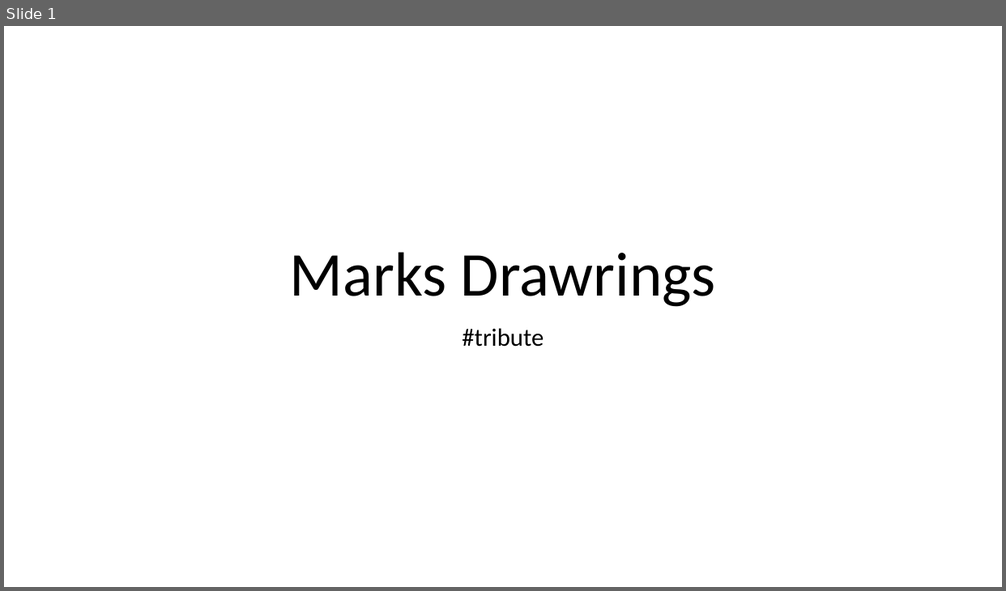
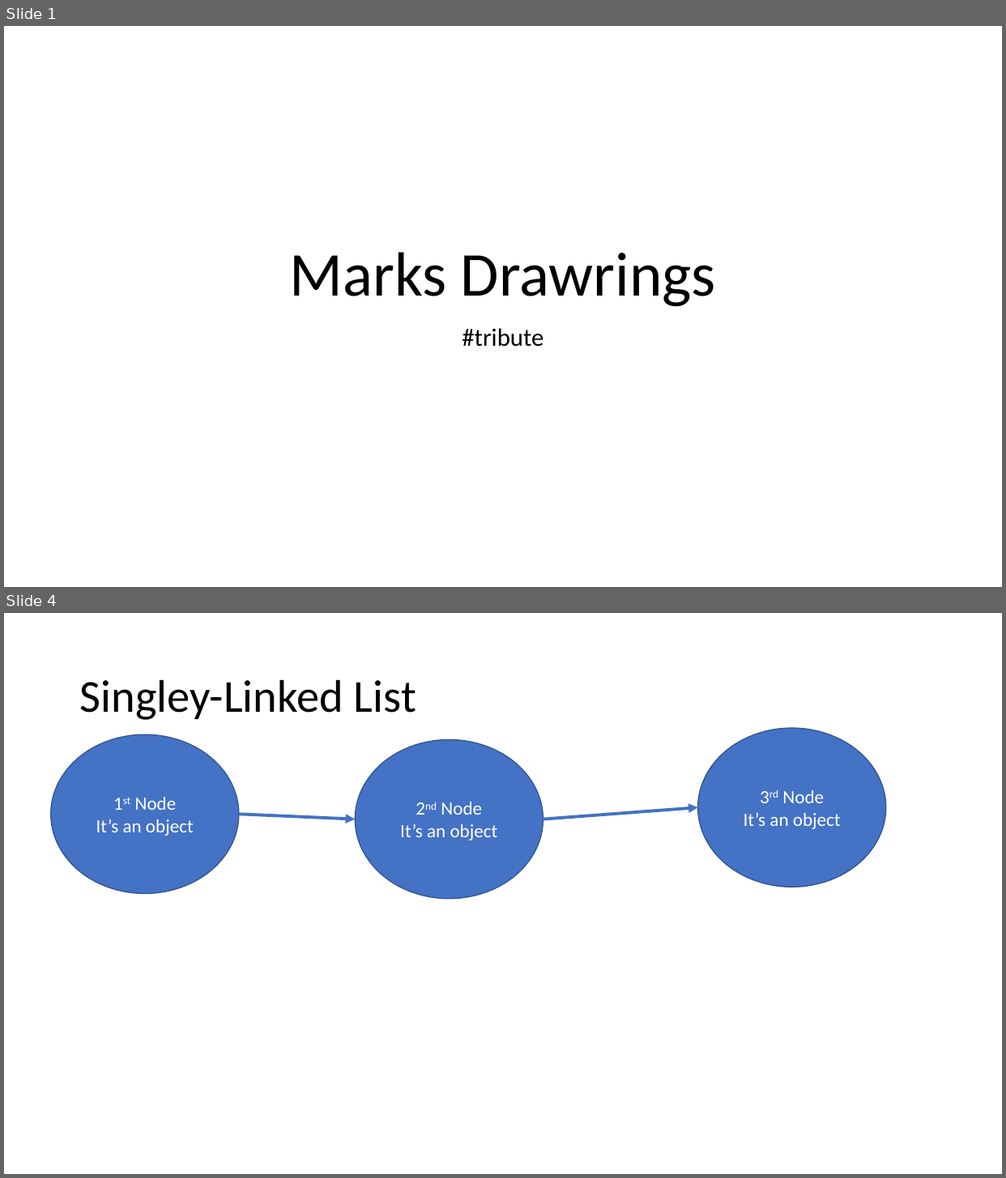
Before and after one commit to 221114-NET/trainer_code, a slide deck: resources/MarksDrawrings.pptx. Shown one above the other, each under a label of ours: slide 1 before the commit, slides 1 and 4 after it; the slides between them are not shown. The pictures are 1006x591 and 1006x1178 pixels, drawn with LibreOffice and Linux fonts; fonts in the diff are those of the drawing. Boxes give left, top, right and bottom in pixels: in the first picture for what was removed or moved away, otherwise in the second. Text is boxed around its words. In the diff, an @@ line names an element or a change of style, - is before the commit and + after.

```diff
--- a/resources/MarksDrawrings.pptx
+++ b/resources/MarksDrawrings.pptx
@@ slide 4 added at box(4, 613, 1002, 1174), background #FFFFFF @@
@@ title added at box(80, 679, 416, 720), 44 pt, text #000000 @@
+Singley-Linked List
@@ ellipse added at box(698, 728, 886, 887), fill #4472C4, outline #325491 1 pt, 18 pt, text #FFFFFF @@
+3rd Node
+It’s an object
@@ ellipse added at box(50, 735, 238, 893), fill #4472C4, outline #325491 1 pt, 18 pt, text #FFFFFF @@
+1st Node
+It’s an object
@@ ellipse added at box(355, 739, 543, 898), fill #4472C4, outline #325491 1 pt, 18 pt, text #FFFFFF @@
+2nd Node
+It’s an object
@@ arrow added from (239, 815) to (355, 820), #4472C4 3 pt @@
@@ arrow added from (543, 820) to (698, 807), #4472C4 3 pt @@
```
Also in this commit, not shown: 1 slide changed, 2 other slides added.
